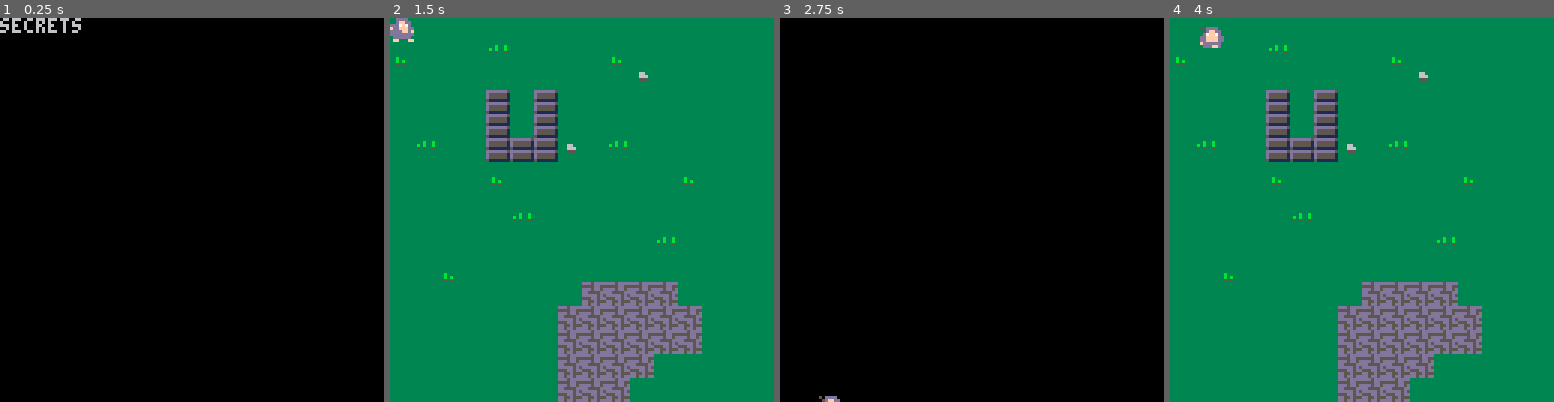
Above: before the commit, frames 1-4 (left to right).
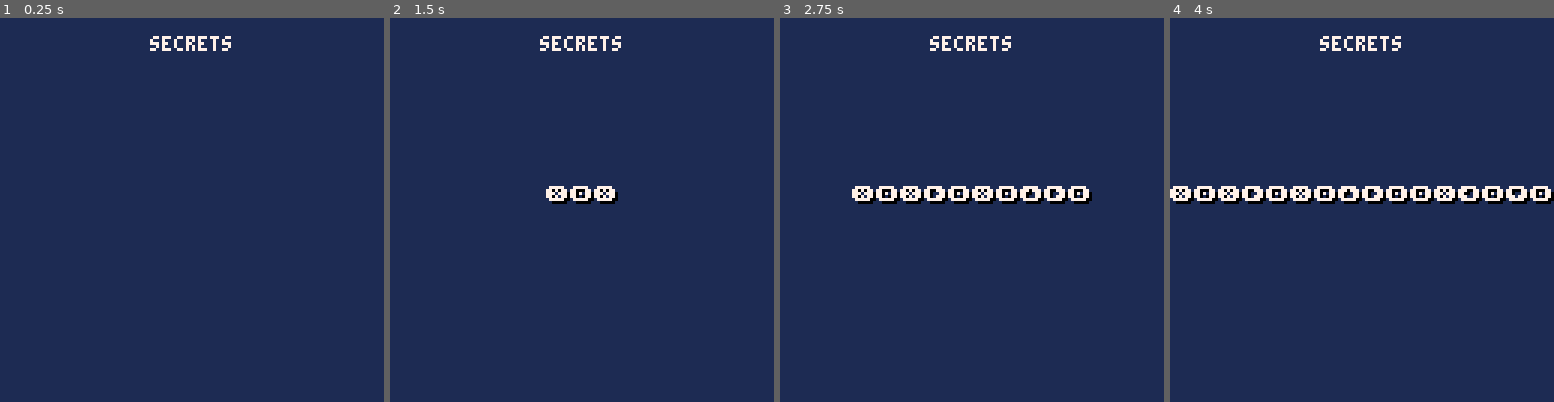
Above: after the commit, the same moments.

Repository: toddpastell/secrets
Game: PICO-8 cartridge main.p8
Same seed, same stepped clock (60 frames per second), same inputs: the game is played once before the commit and once after it.
Inputs:
- Up to frame 1 (0.25 s): no input
- Up to frame 2 (1.5 s): tap X (X key) at 0.33, 1.07 s; tap O (Z key) at 0.7 s
- Up to frame 3 (2.75 s): hold Right 1.6-2.1 s; tap O (Z key) at 1.7, 2.1, 2.5 s; tap X (X key) at 1.85 s; hold Up 2.15-2.42 s; hold Right from 2.47 s (still down)
- Up to frame 4 (4 s): tap O (Z key) at 2.9, 3.3, 3.7 s; tap X (X key) at 2.97 s; release Right at 3.03 s; hold Left 3.08-3.58 s; hold Down 3.63-3.97 s

The runs differ from the first frame. In frame 1, 100% of the frame differs, in the area x 0-100%, y 0-100%; in frame 2, 99%; in frame 3, 99%; in frame 4, 99%.

Commit message:
progress

Diff:
--- a/lib/action.lua
+++ b/lib/action.lua
@@ -1,12 +1,15 @@
 action = {}
 
-function action.move_x(sp1, sp2, frms, dx)
+function action.move_x(sp1, sp2, frms, dx, dir)
 	return function(tbl)
 		while true do
 			for sp = sp1, sp2 do
 				for f = 1, frms do
 					tbl.sp = sp
-					tbl.x += dx
+					tbl.dir = dir
+					if not collide.map(tbl, 0, dx) then
+						tbl.x += dx
+					end
 					yield()
 				end
 			end
@@ -14,13 +17,16 @@
 	end
 end
 
-function action.move_y(sp1, sp2, frms, dy)
+function action.move_y(sp1, sp2, frms, dy, dir)
 	return function(tbl)
 		while true do
 			for sp = sp1, sp2 do
 				for f = 1, frms do
 					tbl.sp = sp
-					tbl.y += dy
+					tbl.dir = dir
+					if not collide.map(tbl, 0, 0, dy) then
+						tbl.y += dy
+					end
 					yield()
 				end
 			end
@@ -28,13 +34,36 @@
 	end
 end
 
-function action.stab(sp1, sp2)
+function action.stab(sp1, sp2, frms)
 	return function(tbl)
-		for f = 1, 4 do
+		for f = 1, frms do
 			tbl.sp = sp1
-			tbl.atk = true
 			yield()
 		end
-		tbl.atk = false
+		tbl.wep.on = true
+		for f = 1, frms do
+			tbl.sp = sp2
+			yield()
+		end
+		tbl.wep.on = false
 	end
 end
+
+function action.play(sp1, sp2, frms)
+	return function(tbl)
+		tbl.inst.on = true
+		while true do
+			for sp = sp1, sp2 do
+				for f = 1, frms do
+					if btnp(5) then
+						tbl.inst.on = false
+						tbl.inst:reset()
+						return
+					end
+					tbl.sp = sp
+					yield()
+				end
+			end
+		end
+	end
+end
--- /dev/null
+++ b/lib/bus.lua
@@ -0,0 +1,18 @@
+bus = {
+	listeners = {}
+}
+
+function bus:on(evt, fn)
+	if not self.listeners[evt] then
+		self.listeners[evt] = {}
+	end
+	add(self.listeners[evt], fn)
+end
+
+function bus:emit(evt, ...)
+	if self.listeners[evt] then
+		for fn in all(self.listeners[evt]) do
+			fn(...)
+		end
+	end
+end
--- /dev/null
+++ b/lib/direction.lua
@@ -0,0 +1,5 @@
+direction = {}
+
+direction.adj_x = { [0] = -8, [1] = 8, [2] = 0, [3] = 0 }
+
+direction.adj_y = { [0] = 0, [1] = 0, [2] = -8, [3] = 8 }
--- /dev/null
+++ b/lib/enemy.lua
@@ -0,0 +1,27 @@
+enemy = {}
+
+function enemy:new(x, y)
+	local tbl = {
+		x = x or 0,
+		y = y or 0,
+		sp = 96,
+		hit = { x1 = 0, y1 = 0, x2 = 7, y2 = 7 }
+	}
+	return setmetatable(tbl, { __index = self })
+end
+
+function enemy:update()
+	self.col = collide.entity(self, game.hero)
+	self.col2 = game.hero.wep.on and collide.entity(self, game.hero.wep)
+end
+
+function enemy:draw()
+	if self.col then
+		pal(13, 14)
+	elseif self.col2 then
+		pal(13, 8)
+	end
+	spr(self.sp, self.x, self.y)
+	-- rect(self.x + self.hit.x1, self.y + self.hit.y1, self.x + self.hit.x2, self.y + self.hit.y2, 8)
+	pal()
+end
--- /dev/null
+++ b/lib/flute.lua
@@ -0,0 +1,76 @@
+flute = {}
+
+flute.notes = {
+	["⬅️"] = 3,
+	["➡️"] = 4,
+	["⬆️"] = 6,
+	["⬇️"] = 2,
+	["🅾️"] = 0,
+	["❎"] = 1
+}
+
+function flute:new(patterns)
+	local tbl = {
+		patterns = patterns,
+		on = false,
+		seq = "",
+		t = 0,
+		result = nil
+	}
+	return setmetatable(tbl, { __index = self })
+end
+
+function flute:update()
+	if not self.on then return end
+
+	if self.match then
+		self.t += 1
+		if self.t > 15 then
+			bus:emit(self.match)
+			self.match = nil
+			self:reset()
+		end
+		return
+	end
+
+	if btnp(0) then
+		self:track("⬅️")
+	elseif btnp(1) then
+		self:track("➡️")
+	elseif btnp(2) then
+		self:track("⬆️")
+	elseif btnp(3) then
+		self:track("⬇️")
+	elseif btnp(4) then
+		self:track("🅾️")
+	elseif btnp(5) then
+		self:track("❎")
+	else
+		self.t += 1
+		if self.t > 15 then
+			self:reset()
+		end
+	end
+
+	self.match = self.patterns[self.seq]
+	if self.match then
+		self.t = 0
+	end
+end
+
+function flute:draw(x, y)
+	if not self.on then return end
+	print(self.seq, x + 1, y + 1, 0)
+	print(self.seq, x, y, self.match and 11 or 7)
+end
+
+function flute:track(n)
+	sfx(0, 3, self.notes[n], 1)
+	self.t = 0
+	self.seq ..= n
+end
+
+function flute:reset()
+	self.t = 0
+	self.seq = ""
+end
--- a/lib/hero.lua
+++ b/lib/hero.lua
@@ -5,42 +5,51 @@
 		x = x or 0,
 		y = y or 0,
 		hit = { x1 = 1, y1 = 3, x2 = 6, y2 = 7 },
+		dir = 0,
 		sp = 64,
-		wlk_w = cocreate(action.move_x(64, 65, 4, -1)),
-		wlk_e = cocreate(action.move_x(66, 67, 4, 1)),
-		wlk_n = cocreate(action.move_y(68, 69, 4, -1)),
-		wlk_s = cocreate(action.move_y(70, 71, 4, 1))
+		act = nil,
+		wlk_w = cocreate(action.move_x(64, 65, 4, -1, 0)),
+		wlk_e = cocreate(action.move_x(66, 67, 4, 1, 1)),
+		wlk_n = cocreate(action.move_y(68, 69, 4, -1, 2)),
+		wlk_s = cocreate(action.move_y(70, 71, 4, 1, 3))
 	}
+	tbl.wep = weapon:new(tbl)
+	tbl.inst = flute:new({
+		["⬇️⬇️⬇️"] = "flute"
+	})
 	return setmetatable(tbl, { __index = self })
 end
 
 function hero:update()
+	self.wep:update()
+	self.inst:update()
 	if self.act and costatus(self.act) ~= "dead" then
 		return coresume(self.act, self)
 	else
 		self.act = nil
 	end
-	if btn(0) and not collide.map(self, 0, -1) then
+
+	if btn(0) then
 		coresume(self.wlk_w, self)
-	elseif btn(1) and not collide.map(self, 0, 1) then
+	elseif btn(1) then
 		coresume(self.wlk_e, self)
-	elseif btn(2) and not collide.map(self, 0, 0, -1) then
+	elseif btn(2) then
 		coresume(self.wlk_n, self)
-	elseif btn(3) and not collide.map(self, 0, 0, 1) then
+	elseif btn(3) then
 		coresume(self.wlk_s, self)
+	else
+		self.sp = 64 + self.dir * 2
 	end
+
 	if btnp(4) then
-		self.act = cocreate(action.stab(72))
+		self.act = cocreate(action.stab(72 + self.dir * 2, 73 + self.dir * 2, 4))
+	elseif btnp(5) then
+		self.act = cocreate(action.play(81, 82, 15))
 	end
 end
 
 function hero:draw()
 	spr(self.sp, self.x, self.y)
-	if self.atk then
-		spr(73, self.x + 8, self.y)
-	end
-	-- rect(self.x + self.hit.x1, self.y + self.hit.y1, self.x + self.hit.x2, self.y + self.hit.y2, 8)
-	-- local sp = self.sp
-	-- sx, sy = sp % 16 * 8, sp \ 16 * 8
-	-- sspr(sx, sy, 8, 8, self.x, self.y + 24, 16, 16)
+	self.wep:draw()
+	self.inst:draw(self.x + 4 - #self.inst.seq * 4, self.y + 12)
 end
--- /dev/null
+++ b/lib/weapon.lua
@@ -0,0 +1,27 @@
+weapon = {}
+
+function weapon:new(par)
+	local tbl = {
+		par = par,
+		x = 0,
+		y = 0,
+		hit_x = { x1 = 0, y1 = 2, x2 = 8, y2 = 5 },
+		hit_y = { x1 = 2, y1 = 0, x2 = 5, y2 = 8 },
+		on = false
+	}
+	tbl.hit = tbl.hit_x
+	return setmetatable(tbl, { __index = self })
+end
+
+function weapon:update()
+	self.x = self.par.x + direction.adj_x[self.par.dir]
+	self.y = self.par.y + direction.adj_y[self.par.dir]
+	self.hit = self.par.dir < 2 and self.hit_x or self.hit_y
+	self.sp = 112 + self.par.dir
+end
+
+function weapon:draw()
+	if not self.on then return end
+	spr(self.sp, self.x, self.y)
+	-- rect(self.x + self.hit.x1, self.y + self.hit.y1, self.x + self.hit.x2, self.y + self.hit.y2, 8)
+end
--- a/main.p8
+++ b/main.p8
@@ -5,13 +5,18 @@
 -- by todd
 
 #include lib/action.lua
+#include lib/bus.lua
 #include lib/collide.lua
+#include lib/direction.lua
+#include lib/enemy.lua
+#include lib/flute.lua
 #include lib/hero.lua
+#include lib/weapon.lua
 #include scene/game.lua
 #include scene/start.lua
 
 function _init()
-	start:init()
+	start.init()
 end
 
 
@@ -208,25 +213,38 @@
 
 
 
+
 __gff__
-0000000000000000000000000000000001000000000000000000000000000000000000000000000000000000000000000000000000000000000000000000000000000000000000000000000000000000000000000000000000000000000000000000000000000000000000000000000000000000000000000000000000000000
+0000000000000000000000000000000001010000000000000000000000000000000000000000000000000000000000000000000000000000000000000000000000000000000000000000000000000000000000000000000000000000000000000000000000000000000000000000000000000000000000000000000000000000
 0000000000000000000000000000000000000000000000000000000000000000000000000000000000000000000000000000000000000000000000000000000000000000000000000000000000000000000000000000000000000000000000000000000000000000000000000000000000000000000000000000000000000000
 __map__
-0101010101010101010101010101010100000000000000000000000000000000000000000000000000000000000000000000000000000000000000000000000000000000000000000000000000000000000000000000000000000000000000000000000000000000000000000000000000000000000000000000000000000000
-0201010103010101010201010101010100000000000000000000000000000000000000000000000000000000000000000000000000000000000000000000000000000000000000000000000000000000000000000000000000000000000000000000000000000000000000000000000000000000000000000000000000000000
-0101010101010101010105010101010100000000000000000000000000000000000000000000000000000000000000000000000000000000000000000000000000000000000000000000000000000000000000000000000000000000000000000000000000000000000000000000000000000000000000000000000000000000
-0101010110011001010101010101010100000000000000000000000000000000000000000000000000000000000000000000000000000000000000000000000000000000000000000000000000000000000000000000000000000000000000000000000000000000000000000000000000000000000000000000000000000000
-0101010110011001010101010101010101000000000000000000000000000000000000000000000000000000000000000000000000000000000000000000000000000000000000000000000000000000000000000000000000000000000000000000000000000000000000000000000000000000000000000000000000000000
-0103010110101005010301010101010100000000000000000000000000000000000000000000000000000000000000000000000000000000000000000000000000000000000000000000000000000000000000000000000000000000000000000000000000000000000000000000000000000000000000000000000000000000
-0101010102010101010101010201010100000000000000000000000000000000000000000000000000000000000000000000000000000000000000000000000000000000000000000000000000000000000000000000000000000000000000000000000000000000000000000000000000000000000000000000000000000000
-0101010101010101010101010101010100000000000000000000000000000000000000000000000000000000000000000000000000000000000000000000000000000000000000000000000000000000000000000000000000000000000000000000000000000000000000000000000000000000000000000000000000000000
-0101010101030101010101010101010100000000000000000000000000000000000000000000000000000000000000000000000000000000000000000000000000000000000000000000000000000000000000000000000000000000000000000000000000000000000000000000000000000000000000000000000000000000
-0101010101010101010101030101010100000000000000000000000000000000000000000000000000000000000000000000000000000000000000000000000000000000000000000000000000000000000000000000000000000000000000000000000000000000000000000000000000000000000000000000000000000000
-0101020101010101010101010101010100000000000000000000000000000000000000000000000000000000000000000000000000000000000000000000000000000000000000000000000000000000000000000000000000000000000000000000000000000000000000000000000000000000000000000000000000000000
-0101010101010101131313130101010100000000000000000000000000000000000000000000000000000000000000000000000000000000000000000000000000000000000000000000000000000000000000000000000000000000000000000000000000000000000000000000000000000000000000000000000000000000
-0101010101010113131313131301010100000000000000000000000000000000000000000000000000000000000000000000000000000000000000000000000000000000000000000000000000000000000000000000000000000000000000000000000000000000000000000000000000000000000000000000000000000000
-0101010101010113131313131301010100000000000000000000000000000000000000000000000000000000000000000000000000000000000000000000000000000000000000000000000000000000000000000000000000000000000000000000000000000000000000000000000000000000000000000000000000000000
-0101010101010113131313010101010100000000000000000000000000000000000000000000000000000000000000000000000000000000000000000000000000000000000000000000000000000000000000000000000000000000000000000000000000000000000000000000000000000000000000000000000000000000
-0101010101010113131301010101010100000000000000000000000000000000000000000000000000000000000000000000000000000000000000000000000000000000000000000000000000000000000000000000000000000000000000000000000000000000000000000000000000000000000000000000000000000000
+0101010101010101010101012001010101010101010101010101010101010101000000000000000000000000000000000000000000000000000000000000000000000000000000000000000000000000000000000000000000000000000000000000000000000000000000000000000000000000000000000000000000000000
+0201010103012001010201010101010101010101010101010101010101010101000000000000000000000000000000000000000000000000000000000000000000000000000000000000000000000000000000000000000000000000000000000000000000000000000000000000000000000000000000000000000000000000
+0101010101010101010105010101010101010101010101010101010101010101000000000000000000000000000000000000000000000000000000000000000000000000000000000000000000000000000000000000000000000000000000000000000000000000000000000000000000000000000000000000000000000000
+0101010110011001010101011011010101010101010101010101010101010101000000000000000000000000000000000000000000000000000000000000000000000000000000000000000000000000000000000000000000000000000000000000000000000000000000000000000000000000000000000000000000000000
+0101010111011101010120011110010101010101010101010101010101010101000000000000000000000000000000000000000000000000000000000000000000000000000000000000000000000000000000000000000000000000000000000000000000000000000000000000000000000000000000000000000000000000
+0103010110111005010301010101010101010101010101010101010101010101000000000000000000000000000000000000000000000000000000000000000000000000000000000000000000000000000000000000000000000000000000000000000000000000000000000000000000000000000000000000000000000000
+0120010102010101010120010201010101010101010101010101010101010101000000000000000000000000000000000000000000000000000000000000000000000000000000000000000000000000000000000000000000000000000000000000000000000000000000000000000000000000000000000000000000000000
+0101010101010101010101010101012001010101010101010101010101010101000000000000000000000000000000000000000000000000000000000000000000000000000000000000000000000000000000000000000000000000000000000000000000000000000000000000000000000000000000000000000000000000
+0101010101030101010101010101010101010101010101010101010101010101000000000000000000000000000000000000000000000000000000000000000000000000000000000000000000000000000000000000000000000000000000000000000000000000000000000000000000000000000000000000000000000000
+0101010101010101010101030101010101010101010101010101010101010101000000000000000000000000000000000000000000000000000000000000000000000000000000000000000000000000000000000000000000000000000000000000000000000000000000000000000000000000000000000000000000000000
+0101020101010101010101010101010101010101010101010101010101010101000000000000000000000000000000000000000000000000000000000000000000000000000000000000000000000000000000000000000000000000000000000000000000000000000000000000000000000000000000000000000000000000
+0101010101010101131313130101010101010101010101010101010101010101000000000000000000000000000000000000000000000000000000000000000000000000000000000000000000000000000000000000000000000000000000000000000000000000000000000000000000000000000000000000000000000000
+0101010101010113131313131301010101010101010101010101010101010101000000000000000000000000000000000000000000000000000000000000000000000000000000000000000000000000000000000000000000000000000000000000000000000000000000000000000000000000000000000000000000000000
+0101010101010113131313131301010101010101010101010101010101010101000000000000000000000000000000000000000000000000000000000000000000000000000000000000000000000000000000000000000000000000000000000000000000000000000000000000000000000000000000000000000000000000
+0101010101010113131313010101010101010101010101010101010101010101000000000000000000000000000000000000000000000000000000000000000000000000000000000000000000000000000000000000000000000000000000000000000000000000000000000000000000000000000000000000000000000000
+0101010120010113131301010101010101010101010101010101010101010101000000000000000000000000000000000000000000000000000000000000000000000000000000000000000000000000000000000000000000000000000000000000000000000000000000000000000000000000000000000000000000000000
+0000000000002001000000000000000000000000000000000000000000000000000000000000000000000000000000000000000000000000000000000000000000000000000000000000000000000000000000000000000000000000000000000000000000000000000000000000000000000000000000000000000000000000
 0000000000000001000000000000000000000000000000000000000000000000000000000000000000000000000000000000000000000000000000000000000000000000000000000000000000000000000000000000000000000000000000000000000000000000000000000000000000000000000000000000000000000000
-0000000000000001000000000000000000000000000000000000000000000000000000000000000000000000000000000000000000000000000000000000000000000000000000000000000000000000000000000000000000000000000000000000000000000000000000000000000000000000000000000000000000000000
+…(12 lines of a section not shown)…
--- a/scene/game.lua
+++ b/scene/game.lua
@@ -1,20 +1,57 @@
 game = {}
 
-function game:init()
-	self.hero = hero:new()
-	_update = self.update
-	_draw = self.draw
+function game.init()
+	game.hero = hero:new()
+	game.enemies = {}
+	bus:on("camera_move", game.spawn)
+	bus:on("flute", game.spell)
+	_update = game.update
+	_draw = game.draw
 end
 
 function game.update()
+	for en in all(game.enemies) do
+		en:update()
+	end
 	game.hero:update()
 end
 
 function game.draw()
-	game.cx = flr(game.hero.x / 128) * 128
-	game.cy = flr(game.hero.y / 128) * 128
 	cls()
+	game.cam()
 	camera(game.cx, game.cy)
 	map()
+	for en in all(game.enemies) do
+		en:draw()
+	end
 	game.hero:draw()
 end
+
+function game.cam()
+	local cx = flr(game.hero.x / 128) * 128
+	local cy = flr(game.hero.y / 128) * 128
+	if cx ~= game.cx or cy ~= game.cy then
+		game.cx = cx
+		game.cy = cy
+		bus:emit("camera_move")
+	end
+end
+
+function game.spawn()
+	game.enemies = {}
+	local cx = game.cx / 8
+	local cy = game.cy / 8
+	for y = cy, cy + 15 do
+		for x = cx, cx + 15 do
+			if mget(x, y) == 32 then
+				add(game.enemies, enemy:new(x * 8, y * 8, "slime"))
+			end
+		end
+	end
+end
+
+function game.spell()
+	game.hero.act = nil
+	game.hero.inst.on = false
+	game.hero.inst:reset()
+end
--- a/scene/start.lua
+++ b/scene/start.lua
@@ -1,17 +1,23 @@
 start = {}
 
-function start:init()
-	_update = self.update
-	_draw = self.draw
+function start.init()
+	poke(0x5f5c, 255)
+	bus:on("game_start", game.init)
+	start.inst = flute:new({
+		["⬅️⬅️➡️➡️"] = "game_start",
+		["⬆️⬆️⬇️⬇️⬅️➡️⬅️➡️🅾️❎"] = "game_start"
+	})
+	start.inst.on = true
+	_update = start.update
+	_draw = start.draw
 end
 
 function start.update()
-	if btn() > 0 then
-		game:init()
-	end
+	start.inst:update()
 end
 
 function start.draw()
-	cls()
-	print("secrets")
+	cls(1)
+	print("secrets", 50, 6)
+	start.inst:draw(64 - #start.inst.seq * 4, 56)
 end
Not shown, changed: 48 lines of the sprite sheet (__gfx__) section of main.p8
Not shown, changed: the thumbnail (__label__) section of main.p8
Not shown, changed: the music (__music__) section of main.p8
Not shown, changed: the sound effects (__sfx__) section of main.p8
